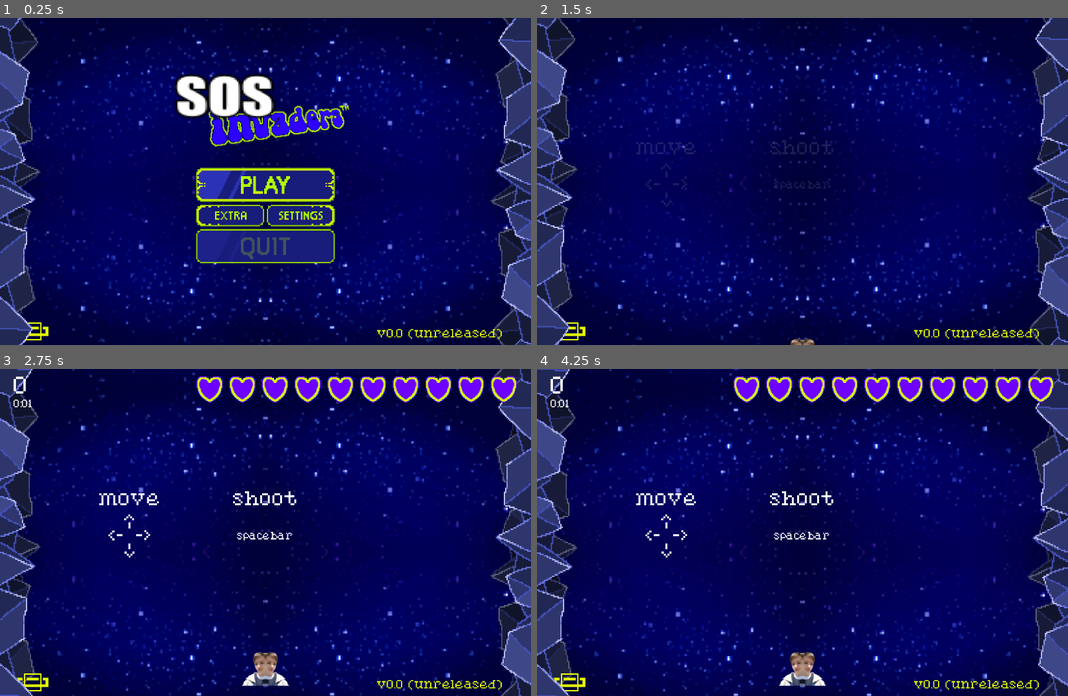
Above: before the commit, frames 1-4 (two rows, left to right).
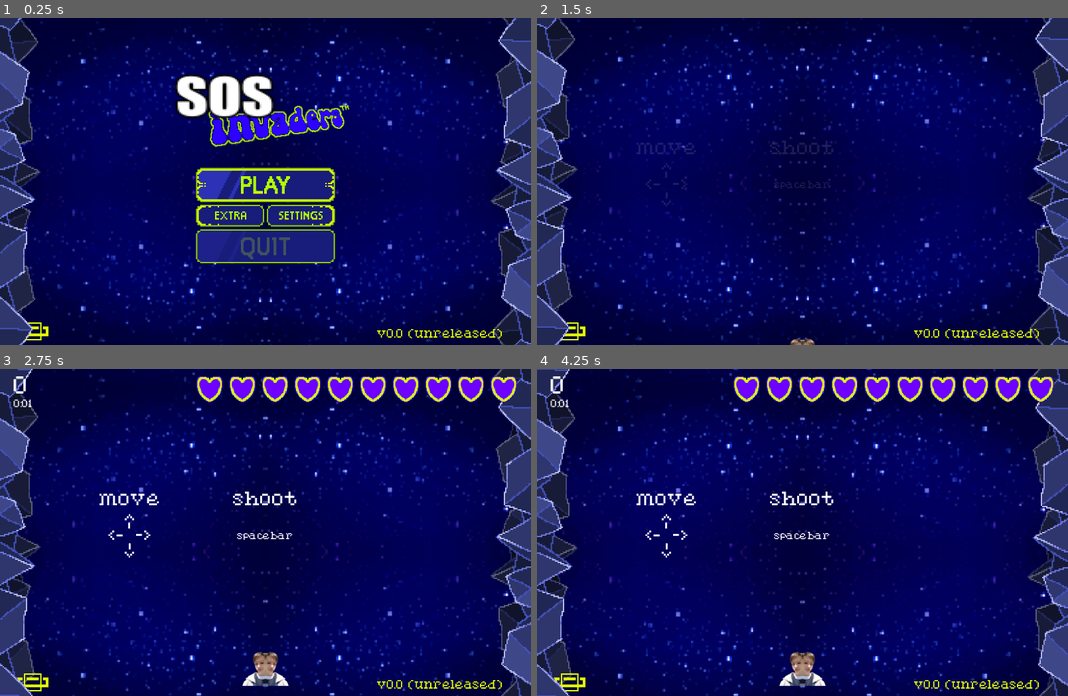
Above: after the commit, the same moments.

Repository: saturman-dev/sos-invaders-extended
Game: Godot game, scene res://game.tscn
Same seed, same stepped clock (60 frames per second), same inputs: the game is played once before the commit and once after it.
Inputs (mouse positions are in pixels of both pictures, inside the frame that each line leads up to):
- Up to frame 1 (0.25 s): no input
- Up to frame 2 (1.5 s): click (802, 184) at 0.5 s; tap Enter (ui_accept) at 1.25 s; move the mouse to (919, 165) at 1.27 s; hold Right (ui_right) from 1.28 s (still down); tap R at 1.35 s; click (919, 165) at 1.42 s
- Up to frame 3 (2.75 s): tap Enter (ui_accept) at 1.52 s; release Right (ui_right) at 2 s; drag from (159, 548) to (265, 493) at 2.02 s
- Up to frame 4 (4.25 s): move the mouse to (855, 460) at 2.77 s; hold Right (ui_right) 2.78-3.5 s; tap R at 2.85 s; drag from (775, 597) to (643, 483) at 3.52 s

The runs differ from the first frame. In frame 1, 1.6% of the frame differs, in the area x 0-100%, y 0-100%; in frame 2, 0.8%; in frame 3, 1.8%; in frame 4, 1.8%.

Commit message:
0.0.3
tried windowing

Diff:
--- a/game.gd
+++ b/game.gd
@@ -123,5 +123,14 @@
 	if event.is_action_pressed("ui_cancel"):
 		if Globals.game_running == true:
 			$pauseC.add_child(pause.instantiate())
+	if event.is_action_pressed("fullscreen"):
+		toggle_fullscreen()
 	if event.is_action_pressed("ui_accept"):
 		pass
+
+func toggle_fullscreen():
+	var current = DisplayServer.window_get_mode()
+	if current == DisplayServer.WINDOW_MODE_EXCLUSIVE_FULLSCREEN:
+		DisplayServer.window_set_mode(DisplayServer.WINDOW_MODE_WINDOWED)
+	else:
+		DisplayServer.window_set_mode(DisplayServer.WINDOW_MODE_EXCLUSIVE_FULLSCREEN)
--- a/project.godot
+++ b/project.godot
@@ -30,11 +30,9 @@
 
 window/size/viewport_width=390
 window/size/viewport_height=240
-window/size/borderless=true
-window/size/window_width_override=1560
-window/size/window_height_override=960
-window/stretch/aspect="keep_width"
-window/stretch/scale=4.0
+window/size/mode=4
+window/stretch/mode="canvas_items"
+window/stretch/scale_mode="integer"
 
 [global_group]
 
@@ -44,6 +42,14 @@
 bosses=""
 flseye_attack=""
 flash=""
+
+[input]
+
+fullscreen={
+"deadzone": 0.2,
+"events": [Object(InputEventKey,"resource_local_to_scene":false,"resource_name":"","device":-1,"window_id":0,"alt_pressed":false,"shift_pressed":false,"ctrl_pressed":false,"meta_pressed":false,"pressed":false,"keycode":0,"physical_keycode":4194342,"key_label":0,"unicode":0,"location":0,"echo":false,"script":null)
+]
+}
 
 [input_devices]
 
